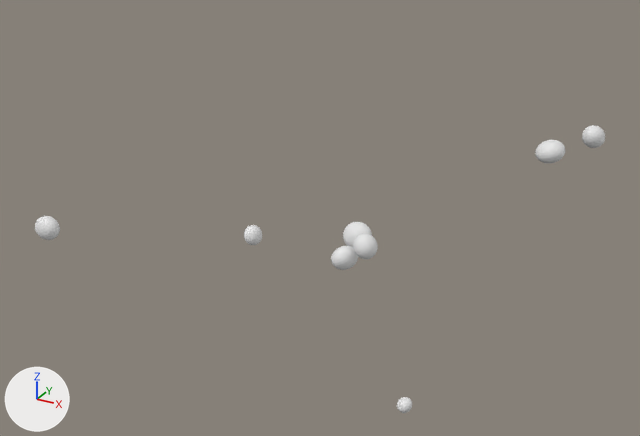
The OBJ model data/radials/radial_19/radial.obj: old version first, new version second.
Camera for both pictures: a camera (50 mm lens) standing at (1.42, -2.89, 1.66) and looking at (-0.2, 0.06, 0.19). Lighting does not change. The marker at lower left points along +X, +Y and +Z. The picture after the commit comes second. Where no turn or scale is listed for an object, it has been applied to the vertices.

Objects in the first picture: 'radial'.
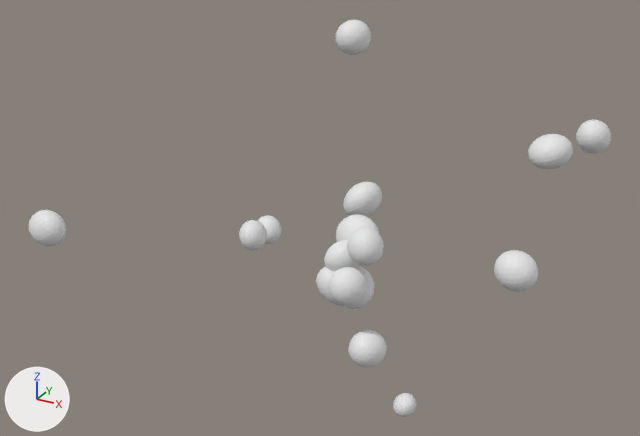
The edits, one by one:
me_radial is used by ob_radial; location (0.0, 0.0, 0.0).
me_radial had 1296 vertices, 2560 faces and spanned x -0.77..0.75, y -0.95..1.02, z -0.86..0.5.
me_radial now has 2592 vertices, 5120 faces and spans x -0.9..0.77, y -0.97..1.05, z -0.88..0.92.
me_radial part 1: the loose piece of 162 vertices spanning x 0.65..0.75, y 0.8..0.91, z 0.4..0.5 is scaled about its middle by 1.5.
me_radial part 2: the loose piece of 162 vertices spanning x 0.06..0.13, y 0.32..0.4, z -0.86..-0.79 is scaled about its middle by 1.5.
me_radial part 3: the loose piece of 162 vertices spanning x -0.73..-0.65, y 0.25..0.35, z -0.14..-0.05 is scaled about its middle by 1.5.
me_radial part 4: the loose piece of 162 vertices spanning x 0.43..0.56, y 0.9..1.02, z 0.27..0.37 is scaled about its middle by 1.5.
me_radial part 5: the loose piece of 162 vertices spanning x -0.77..-0.67, y -0.95..-0.88, z 0.38..0.46 is scaled about its middle by 1.5.
me_radial part 6: the loose piece of 162 vertices spanning x 0.01..0.11, y -0.08..0.01, z 0.11..0.21 is copied, and the copy is multiplied about its middle by the matrix ((-0.661, 1.154, 0.469), (-0.358, -0.685, 1.18), (1.193, 0.434, 0.614)), then moved by (0.04, -0.24, -0.05); it spans x 0.03..0.17, y -0.34..-0.2, z 0.03..0.17.
me_radial part 7: the loose piece of 162 vertices spanning x 0.01..0.11, y -0.08..0.01, z 0.11..0.21 is copied, and the copy is multiplied about its middle by the matrix ((0.588, -1.249, -0.561), (1.004, -0.021, 1.1), (-0.93, -0.812, 0.834)), then moved by (0.12, -0.21, -0.32); it spans x 0.1..0.25, y -0.32..-0.17, z -0.23..-0.09.
me_radial part 8: the loose piece of 162 vertices spanning x -0.09..0.04, y 0.02..0.11, z 0.09..0.2 is copied, and the copy is multiplied about its middle by the matrix ((-0.87, 1.178, -0.689), (0.147, 1.268, 1.101), (0.777, 1.195, -1.097)), then moved by (-0.15, 0.36, 0.0); it spans x -0.26..-0.1, y 0.33..0.52, z 0.05..0.23.
me_radial part 9: the loose piece of 162 vertices spanning x -0.73..-0.65, y 0.25..0.35, z -0.14..-0.05 is copied, and the copy is multiplied about its middle by the matrix ((0.636, 0.824, 1.121), (-0.107, -1.2, 0.943), (1.387, -0.471, -0.441)), then moved by (-0.14, 0.35, -0.14); it spans x -0.9..-0.76, y 0.58..0.71, z -0.31..-0.16.
me_radial part 10: a new loose piece, an icosphere of 320 faces spanning x -0.12..0.04, y -0.01..0.17, z -0.19..-0.01.
me_radial part 11: the loose piece of 162 vertices spanning x 0.01..0.11, y -0.08..0.01, z 0.11..0.21 is copied, and the copy is multiplied about its middle by the matrix ((-0.978, 0.103, 1.249), (-1.247, -0.243, -0.956), (0.129, -1.568, 0.23)), then moved by (0.58, 0.09, 0.0); it spans x 0.56..0.72, y -0.02..0.13, z 0.08..0.23.
me_radial part 12: the loose piece of 162 vertices spanning x -0.09..0.04, y 0.02..0.11, z 0.09..0.2 is copied, and the copy is multiplied about its middle by the matrix ((0.126, 0.413, -1.377), (1.248, -0.022, 0.118), (-0.01, -1.604, -0.113)), then moved by (-0.26, 0.46, 0.7); it spans x -0.37..-0.21, y 0.45..0.6, z 0.77..0.92.
me_radial part 13: 6 vertices moved within x -0.06..0.02, y -0.06..0.04, z 0.05..0.15; 476 vertices removed from x -0.09..0.11, y -0.09..0.11, z 0.04..0.21; 638 vertices added at x -0.13..0.13, y -0.15..0.14, z -0.1..0.23.

Pixel boxes (x1, y1, x2, y2) of what changed, in the pictures (640 x 436 px; the box of a moved part takes in the faces that stretch with it):
'radial', reshaped (38% taller): before (35, 125, 605, 413); after (29, 19, 611, 417)
part 1 of me_radial, moved or reshaped: before (582, 125, 605, 148); after (576, 120, 611, 154)
part 2 of me_radial, moved or reshaped: before (397, 397, 412, 413); after (393, 393, 416, 417)
part 3 of me_radial, moved or reshaped: before (244, 225, 262, 245); after (239, 220, 267, 250)
part 4 of me_radial, moved or reshaped: before (535, 140, 565, 163); after (528, 134, 573, 169)
part 5 of me_radial, moved or reshaped: before (35, 216, 60, 240); after (29, 210, 66, 246)
part 6 of me_radial, added: after (328, 267, 367, 305)
part 7 of me_radial, added: after (348, 330, 387, 368)
part 8 of me_radial, added: after (343, 182, 382, 217)
part 9 of me_radial, added: after (258, 215, 281, 244)
part 10 of me_radial, added: after (345, 267, 374, 309)
part 11 of me_radial, added: after (494, 250, 538, 292)
part 12 of me_radial, added: after (335, 19, 371, 55)
part 13 of me_radial, moved or reshaped: before (331, 222, 378, 270); after (316, 214, 384, 306)
